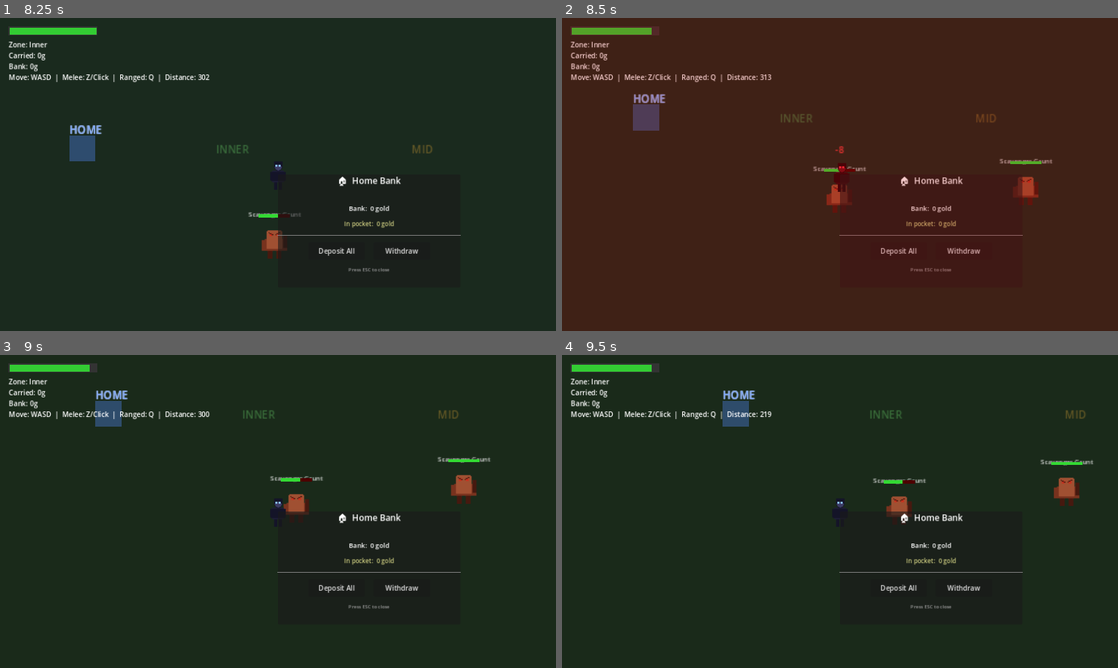
Above: before the commit, frames 1-4 (two rows, left to right).
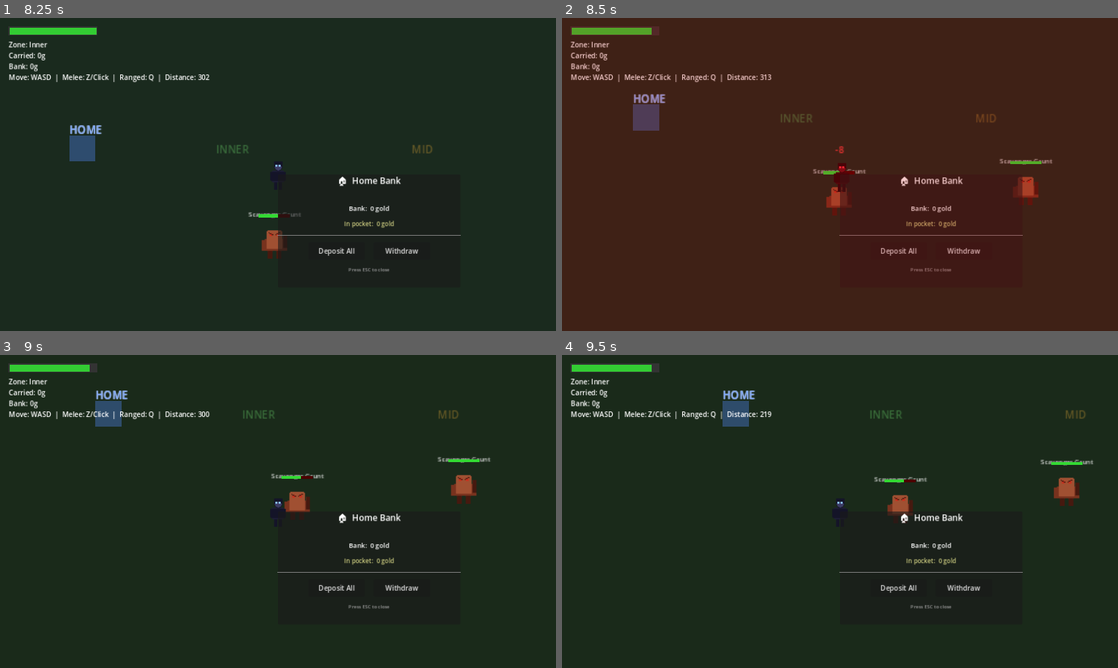
Above: after the commit, the same moments.

Repository: cbradshaw11/game-concept
Game: Godot game, scene res://scenes/world/world_scene.tscn
Same seed, same stepped clock (60 frames per second), same inputs: the game is played once before the commit and once after it.
Inputs:
- Up to frame 1 (8.25 s): tap E (interact) at 0.5, 1.25, 4.25, 4.35, 5, 5.75, 7.25 s; hold Right (ui_right) 0.53-1.28 s; tap Space (attack) at 0.6 s; hold Down (ui_down) 1.28-2.03 s; tap R (attack_magic) at 1.35 s; hold Right (ui_right) 2.03-2.78 s; tap Z (attack_melee) at 2.1 s; hold Up (ui_up) 2.78-3.53 s; tap Q (attack_ranged) at 2.85 s; hold Left (ui_left) 3.53-5.03 s; tap X (guard) at 3.6 s; hold Down (ui_down) 5.03-5.78 s; tap 0 at 5.1 s; hold Right (ui_right) 5.78-6.53 s; tap 9 at 5.85 s; hold Up (ui_up) 6.53-7.28 s; tap Backspace at 6.6 s; hold Right (ui_right) 7.28-8.03 s; tap Enter at 7.35 s; hold Down (ui_down) from 8.03 s (still down); tap Keypad Enter at 8.1 s
- Up to frame 2 (8.5 s): keep holding Down (ui_down)
- Up to frame 3 (9 s): release Down (ui_down) at 8.78 s; hold Left (ui_left) from 8.78 s (still down); tap Space (attack) at 8.85 s
- Up to frame 4 (9.5 s): keep holding Left (ui_left)

Frame 1 is identical in both runs. In frame 2, 0.2% of the frame differs, in the area x 45-55%, y 47-64%; in frame 3, 0.3%, in the area x 48-59%, y 37-52%; in frame 4, 0.2%.

Commit message:
fix: remove all lunge/jerk animations from player and enemy — smooth movement only

Diff:
--- a/game/scenes/world/world_scene.gd
+++ b/game/scenes/world/world_scene.gd
@@ -100,13 +100,6 @@
 	var swing_dir: Vector2 = _last_move_dir
 	if nearest != null:
 		swing_dir = (nearest.position - player.position).normalized()
-	var origin: Vector2 = player.position
-
-	# Player lunge forward and back
-	var tw := create_tween()
-	tw.tween_property(player, "position", origin + swing_dir * 22.0, 0.06)
-	tw.tween_property(player, "position", origin, 0.12)
-
 	# Sword sweep — pivot Node2D that rotates, with blade as child Line2D
 	var pivot := Node2D.new()
 	pivot.position = player.position + swing_dir * 10.0
@@ -325,13 +318,6 @@
 				player_health -= float(dmg)
 				damage_timers[key] = 1.0
 
-				# Enemy lunge animation
-				var e_origin: Vector2 = enemy.position
-				var lunge_toward: Vector2 = (player.position - enemy.position).normalized() * 14.0
-				var e_tw := create_tween()
-				e_tw.tween_property(enemy, "position", e_origin + lunge_toward, 0.06)
-				e_tw.tween_property(enemy, "position", e_origin, 0.1)
-
 				# Player hit flash — full red modulate
 				player.modulate = Color(2.0, 0.2, 0.2)
 				var flash_tw := create_tween()
